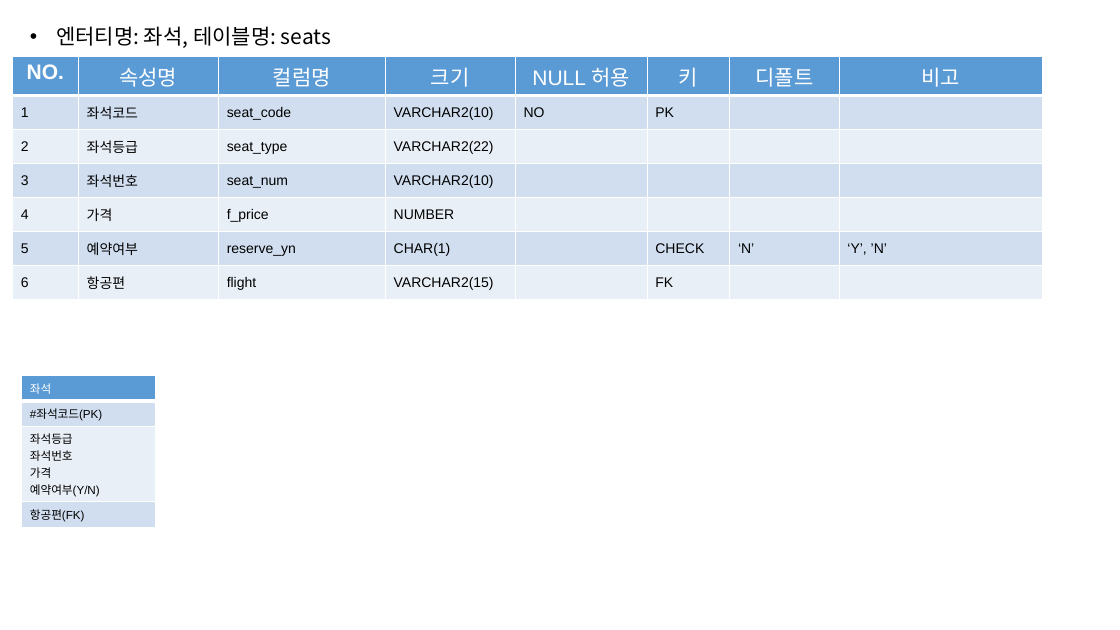
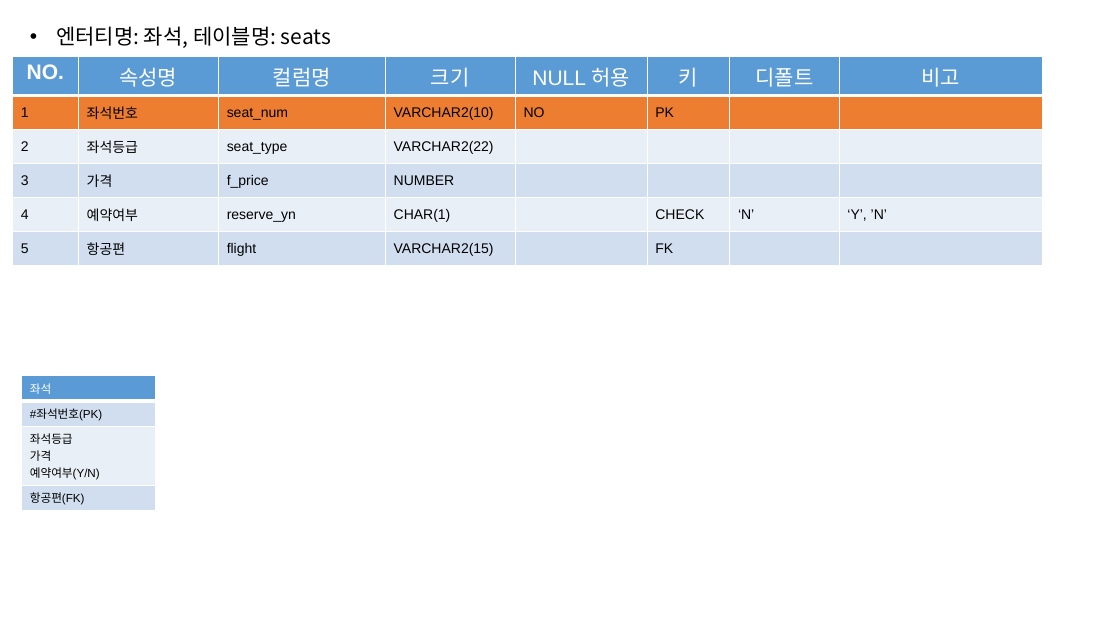
Before and after one commit to tomsnote/portfolio, a slide deck: slide 8 of UML/ERD.pptx. Drawn at 1120x630 pixels with LibreOffice and Linux fonts; fonts in the diff are those of the drawing. Boxes give left, top, right and bottom in pixels: in the first picture for what was removed or moved away, otherwise in the second. Text is boxed around its words. In the diff, an @@ line names an element or a change of style, - is before the commit and + after.

```diff
--- a/UML/ERD.pptx
+++ b/UML/ERD.pptx
@@ table at <box>13,56,1044,260</box> @@
-row 2, column 2: 좌석코드
+row 2, column 2: 좌석번호
-row 2, column 3: seat_code
+row 2, column 3: seat_num
-row 4: 3 | 좌석번호 | seat_num | VARCHAR2(10) |  |  |  | 
-row 5: 4 | 가격 | f_price | NUMBER |  |  |  | 
-row 6: 5 | 예약여부 | reserve_yn | CHAR(1) |  | CHECK | ‘N’ | ‘Y’, ’N’
-row 7: 6 | 항공편 | flight | VARCHAR2(15) |  | FK |  | 
+row 4: 3 | 가격 | f_price | NUMBER |  |  |  | 
+row 5: 4 | 예약여부 | reserve_yn | CHAR(1) |  | CHECK | ‘N’ | ‘Y’, ’N’
+row 6: 5 | 항공편 | flight | VARCHAR2(15) |  | FK |  | 
@@ table at <box>22,376,155,509</box> @@
-row 2, column 1: #좌석코드(PK)
+row 2, column 1: #좌석번호(PK)
-row 3, column 1: 좌석등급 / 좌석번호 / 가격 / 예약여부(Y/N)
+row 3, column 1: 좌석등급 / 가격 / 예약여부(Y/N)
```
Also in this commit, not shown: 6 other slides changed, 17 other files.
